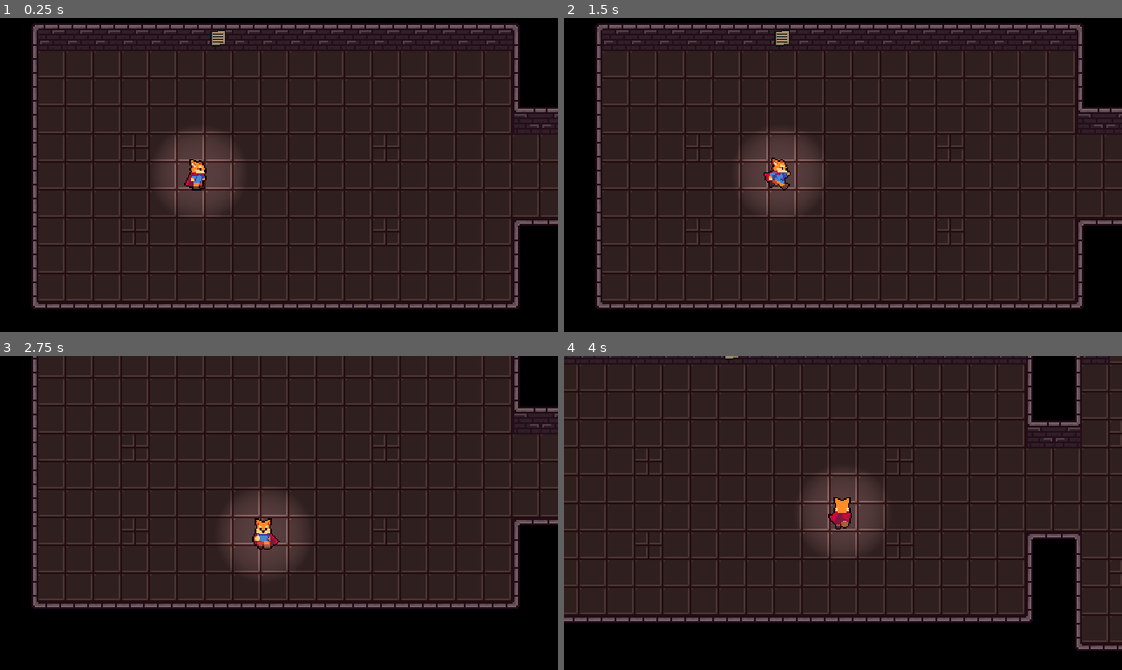
Above: before the commit, frames 1-4 (two rows, left to right).
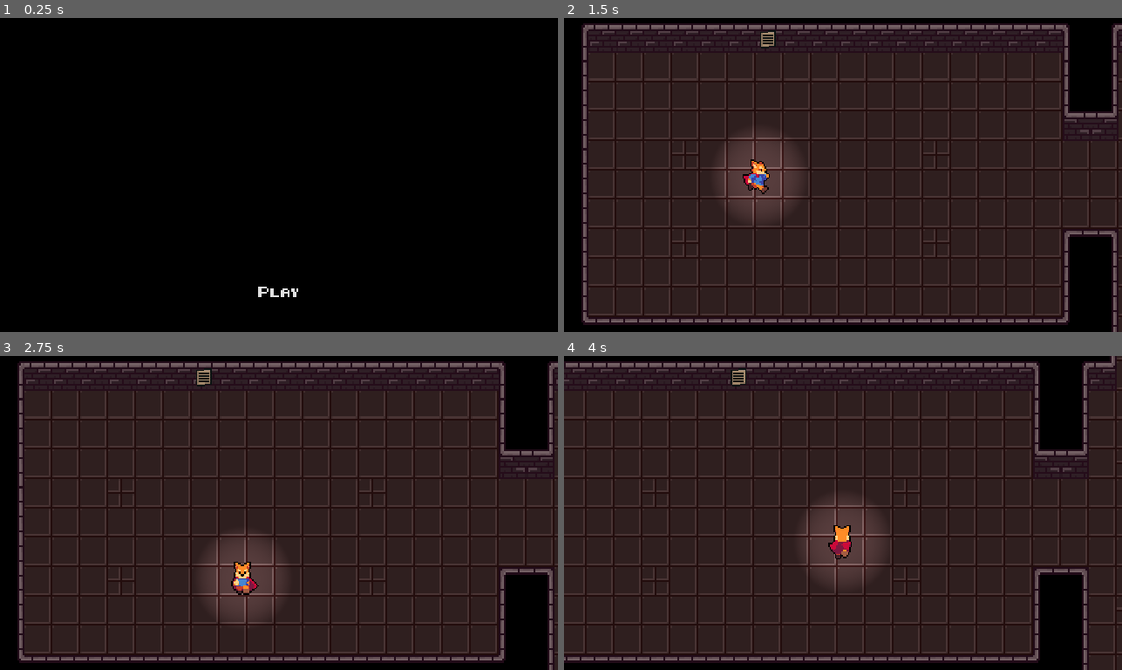
Above: after the commit, the same moments.

Repository: AyushThapa026/Bass-RPG
Game: Godot game, scene res://Title.tscn
Same seed, same stepped clock (60 frames per second), same inputs: the game is played once before the commit and once after it. Before the commit the project starts from res://World.tscn.
Inputs (mouse positions are in pixels of both pictures, inside the frame that each line leads up to):
- Up to frame 1 (0.25 s): no input
- Up to frame 2 (1.5 s): click (843, 291) at 0.5 s, where only the run after the commit has a clickable "Play"; move the mouse to (965, 159) at 1.27 s; hold Right (ui_right) from 1.28 s (still down)
- Up to frame 3 (2.75 s): move the mouse to (167, 528) at 2.02 s; release Right (ui_right) at 2.03 s; hold Down (ui_down) from 2.03 s (still down)
- Up to frame 4 (4 s): move the mouse to (898, 443) at 2.77 s; release Down (ui_down) at 2.78 s; hold Right (ui_right) 2.78-3.53 s; move the mouse to (815, 575) at 3.52 s; hold Up (ui_up) from 3.53 s (still down)

The runs differ from the first frame. In frame 1, 82% of the frame differs, in the area x 5-100%, y 1-93%; in frame 2, 27%; in frame 3, 40%; in frame 4, 34%.

Commit message:
HUD + UI

Diff:
--- /dev/null
+++ b/FadeIn.tscn
@@ -0,0 +1,32 @@
+[gd_scene load_steps=2 format=2]
+
+[sub_resource type="Animation" id=1]
+resource_name = "fade_in"
+length = 0.5
+tracks/0/type = "value"
+tracks/0/path = NodePath(".:color")
+tracks/0/interp = 1
+tracks/0/loop_wrap = true
+tracks/0/imported = false
+tracks/0/enabled = true
+tracks/0/keys = {
+"times": PoolRealArray( 0, 0.5 ),
+"transitions": PoolRealArray( 1, 1 ),
+"update": 0,
+"values": [ Color( 0, 0, 0, 0 ), Color( 0, 0, 0, 1 ) ]
+}
+
+[node name="FadeIn" type="ColorRect"]
+anchor_right = 1.0
+anchor_bottom = 1.0
+color = Color( 0, 0, 0, 0 )
+__meta__ = {
+"_edit_use_anchors_": false
+}
+
+[node name="AnimationPlayer" type="AnimationPlayer" parent="."]
+anims/fade_in = SubResource( 1 )
+
+[node name="Timer" type="Timer" parent="."]
+wait_time = 0.5
+one_shot = true
--- /dev/null
+++ b/FadeOut.gd
@@ -0,0 +1,10 @@
+extends Node2D
+
+onready var fade = preload("res://FadeIn.tscn")
+
+func _ready():
+	var fadein = fade.instance()
+	var animationplayer = fadein.get_node("AnimationPlayer")
+	self.add_child(fadein)
+	animationplayer.play_backwards("fade_in")
+	fadein.queue_free()
--- a/HUD.gd
+++ b/HUD.gd
@@ -11,6 +11,6 @@
 		else:
 			visible = false
 
+func _on_Quit_pressed():
 
-func _on_Quit_pressed():
 	get_tree().quit()
--- a/Player/Player.tscn
+++ b/Player/Player.tscn
@@ -209,10 +209,11 @@
 
 [node name="Camera2D" type="Camera2D" parent="."]
 current = true
-limit_left = -16
+zoom = Vector2( 1, 0.95 )
+limit_left = -8
 limit_top = -2
 limit_right = 426
-limit_bottom = 200
+limit_bottom = 155
 
 [node name="Sprite" type="Sprite" parent="."]
 scale = Vector2( 0.75, 0.75 )
--- /dev/null
+++ b/Title.tscn
@@ -0,0 +1,44 @@
+[gd_scene load_steps=6 format=2]
+
+[ext_resource path="res://Text/8-bit-hud.ttf" type="DynamicFontData" id=1]
+[ext_resource path="res://TitleScreen.gd" type="Script" id=2]
+[ext_resource path="res://SFX/Hover.wav" type="AudioStream" id=3]
+
+[sub_resource type="StyleBoxEmpty" id=2]
+
+[sub_resource type="DynamicFont" id=1]
+size = 5
+font_data = ExtResource( 1 )
+
+[node name="Control" type="Control"]
+anchor_right = 1.0
+anchor_bottom = 1.0
+script = ExtResource( 2 )
+__meta__ = {
+"_edit_use_anchors_": false
+}
+
+[node name="Play" type="Button" parent="."]
+anchor_left = 0.5
+anchor_top = 1.0
+anchor_right = 0.5
+anchor_bottom = 1.0
+margin_left = -18.0
+margin_top = -30.0
+margin_right = 18.0
+margin_bottom = -16.0
+custom_styles/focus = SubResource( 2 )
+custom_fonts/font = SubResource( 1 )
+custom_colors/font_color_hover = Color( 0.945098, 1, 0, 1 )
+custom_colors/font_color_pressed = Color( 1, 0.0117647, 0.0117647, 1 )
+text = "Play"
+flat = true
+__meta__ = {
+"_edit_use_anchors_": false
+}
+
+[node name="Hover" type="AudioStreamPlayer" parent="."]
+stream = ExtResource( 3 )
+volume_db = -29.277
+[connection signal="mouse_entered" from="Play" to="." method="_on_Play_mouse_entered"]
+[connection signal="pressed" from="Play" to="." method="_on_Play_pressed"]
--- a/TitleScreen.gd
+++ b/TitleScreen.gd
@@ -1,13 +1,33 @@
-extends Node2D
+extends Control
 
-onready var play = $MarginContainer/TextureButton
+onready var play = $Play
+onready var hoverSound = $Hover
+onready var fade = preload("res://FadeIn.tscn")
 
 func _ready():
+	get_viewport().audio_listener_enable_2d = true
+
+func hoverSound():
+	print("hovered")
 	play.grab_focus()
+	hoverSound.play()
 
-func _physics_process(delta):
-	if play.is_hovered() == true:
-		play.grab_focus()
+func _on_Play_mouse_entered():
+	print("asdfasdfuiags")
+	hoverSound()
 
-func _on_TextureButton_pressed():
-	get_tree().change_scene("res://World.tscn")
+
+
+func _on_Play_pressed():
+	var fadein = fade.instance()
+	var animationplayer = fadein.get_node("AnimationPlayer")
+	self.add_child(fadein)
+	animationplayer.play("fade_in")
+	var timer = fadein.get_node("Timer")
+	timer.connect("timeout", self, "change_scene")
+	timer.start()
+
+
+func change_scene():
+	print("change scnee")
+	get_tree().change_scene("World.tscn")
--- a/TitleScreen.tscn
+++ /dev/null
@@ -1,29 +0,0 @@
-[gd_scene load_steps=4 format=2]
-
-[ext_resource path="res://UI/TitleScreen.png" type="Texture" id=1]
-[ext_resource path="res://UI/PlayButton.png" type="Texture" id=2]
-[ext_resource path="res://TitleScreen.gd" type="Script" id=3]
-
-[node name="TitleScreen" type="Node2D"]
-script = ExtResource( 3 )
-
-[node name="Sprite" type="Sprite" parent="."]
-texture = ExtResource( 1 )
-centered = false
-
-[node name="MarginContainer" type="MarginContainer" parent="."]
-custom_constants/margin_right = 0
-custom_constants/margin_top = 65
-custom_constants/margin_left = 7
-custom_constants/margin_bottom = 0
-__meta__ = {
-"_edit_use_anchors_": false
-}
-
-[node name="TextureButton" type="TextureButton" parent="MarginContainer"]
-margin_left = 7.0
-margin_top = 65.0
-margin_right = 37.0
-margin_bottom = 72.0
-texture_normal = ExtResource( 2 )
-[connection signal="pressed" from="MarginContainer/TextureButton" to="." method="_on_TextureButton_pressed"]
--- a/World.tscn
+++ b/World.tscn
@@ -1,10 +1,11 @@
-[gd_scene load_steps=8 format=2]
+[gd_scene load_steps=9 format=2]
 
 [ext_resource path="res://Player/Player.tscn" type="PackedScene" id=1]
 [ext_resource path="res://World/Room1.png" type="Texture" id=2]
 [ext_resource path="res://CanvasModulate.gd" type="Script" id=3]
 [ext_resource path="res://HUD.tscn" type="PackedScene" id=4]
 [ext_resource path="res://Note.png" type="Texture" id=5]
+[ext_resource path="res://FadeOut.gd" type="Script" id=6]
 
 [sub_resource type="StreamTexture" id=1]
 
@@ -25,6 +26,7 @@
 0/z_index = 0
 
 [node name="World" type="Node2D"]
+script = ExtResource( 6 )
 
 [node name="Room1" type="Sprite" parent="."]
 position = Vector2( 246, 17 )
@@ -39,7 +41,7 @@
 texture = ExtResource( 5 )
 
 [node name="Player" parent="YSort" instance=ExtResource( 1 )]
-position = Vector2( 98, 87 )
+position = Vector2( 94, 84 )
 
 [node name="TileMap" type="TileMap" parent="."]
 tile_set = SubResource( 2 )
--- /dev/null
+++ b/default_bus_layout.tres
@@ -0,0 +1,3 @@
+[gd_resource type="AudioBusLayout" format=2]
+
+[resource]
--- a/project.godot
+++ b/project.godot
@@ -16,7 +16,7 @@
 [application]
 
 config/name="Bass RPG"
-run/main_scene="res://World.tscn"
+run/main_scene="res://Title.tscn"
 
 [display]
 
@@ -26,10 +26,6 @@
 window/size/test_height=720
 window/stretch/mode="2d"
 window/stretch/aspect="keep"
-
-[editor_plugins]
-
-enabled=PoolStringArray( "vnen.tiled_importer" )
 
 [input]
 
@@ -53,6 +49,11 @@
 "events": [ Object(InputEventKey,"resource_local_to_scene":false,"resource_name":"","device":0,"alt":false,"shift":false,"control":false,"meta":false,"command":false,"pressed":false,"scancode":68,"unicode":0,"echo":false,"script":null)
  ]
 }
+menu={
+"deadzone": 0.5,
+"events": [ Object(InputEventKey,"resource_local_to_scene":false,"resource_name":"","device":0,"alt":false,"shift":false,"control":false,"meta":false,"command":false,"pressed":false,"scancode":16777217,"unicode":0,"echo":false,"script":null)
+ ]
+}
 
 [rendering]
 
Not shown, added: SFX/Hover.wav.import
Not shown, added: SFX/Hover.wav
